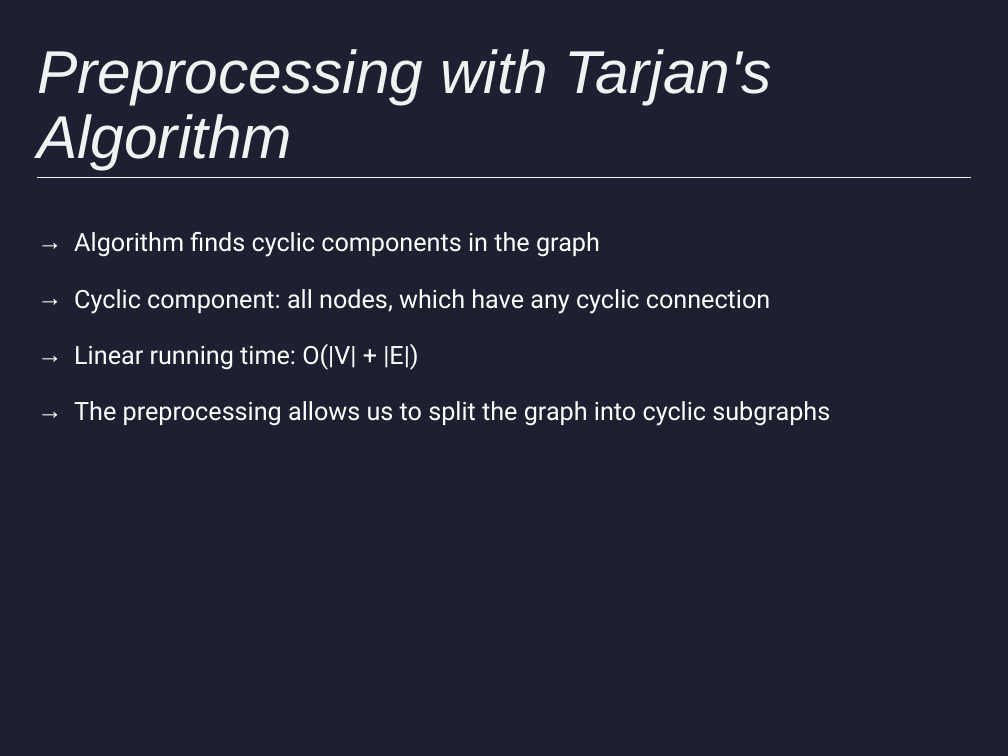
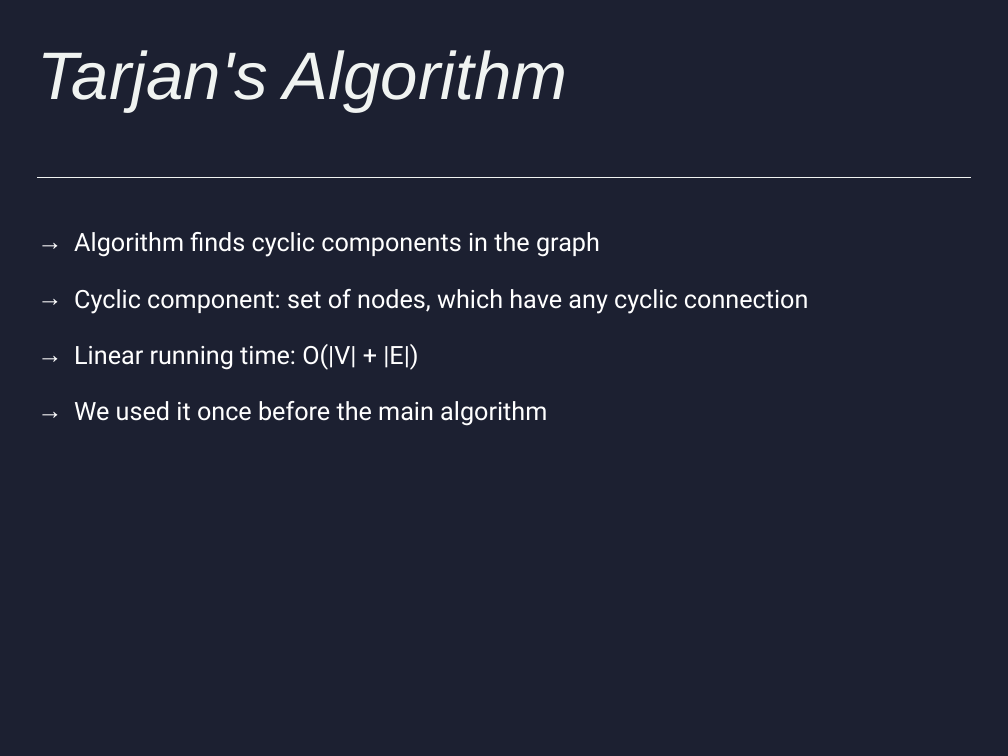
Before and after one commit to HenriDickel/DFVS-Solver, a slide deck: slide 23 of DFVS_Solver/out/production/DFVS_Solver/presentations/Präsentation.pptx (slide 25 before the commit). Drawn at 1008x756 pixels with LibreOffice and Linux fonts; fonts in the diff are those of the drawing. Boxes give left, top, right and bottom in pixels: in the first picture for what was removed or moved away, otherwise in the second. Text is boxed around its words. In the diff, an @@ line names an element or a change of style, - is before the commit and + after.

```diff
--- a/DFVS_Solver/out/production/DFVS_Solver/presentations/Präsentation.pptx
+++ b/DFVS_Solver/out/production/DFVS_Solver/presentations/Präsentation.pptx
@@ title at [37,50,568,112]: text changed; size 43.2 to 48 pt @@
-Preprocessing with Tarjan's Algorithm
+Tarjan's Algorithm
@@ text at [74,289,808,314]: text changed @@
-→ Cyclic component: all nodes, which have any cyclic connection
+→ Cyclic component: set of nodes, which have any cyclic connection
@@ text at [74,401,547,426]: text changed @@
-→ The preprocessing allows us to split the graph into cyclic subgraphs
+→ We used it once before the main algorithm
```
Also in this commit, not shown: 13 other slides changed, 4 slides added, 5 slides removed, 49 other files.
